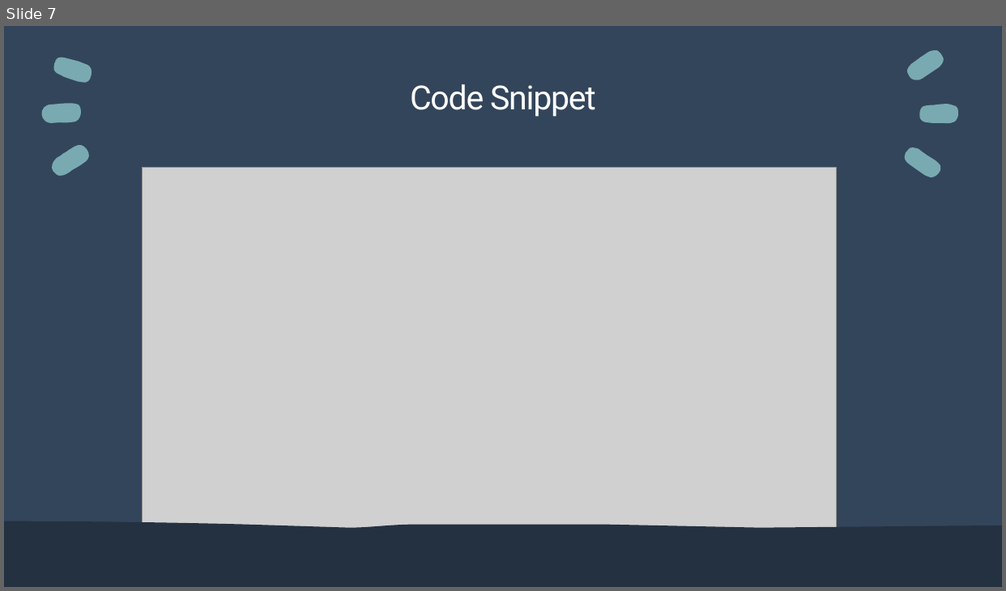
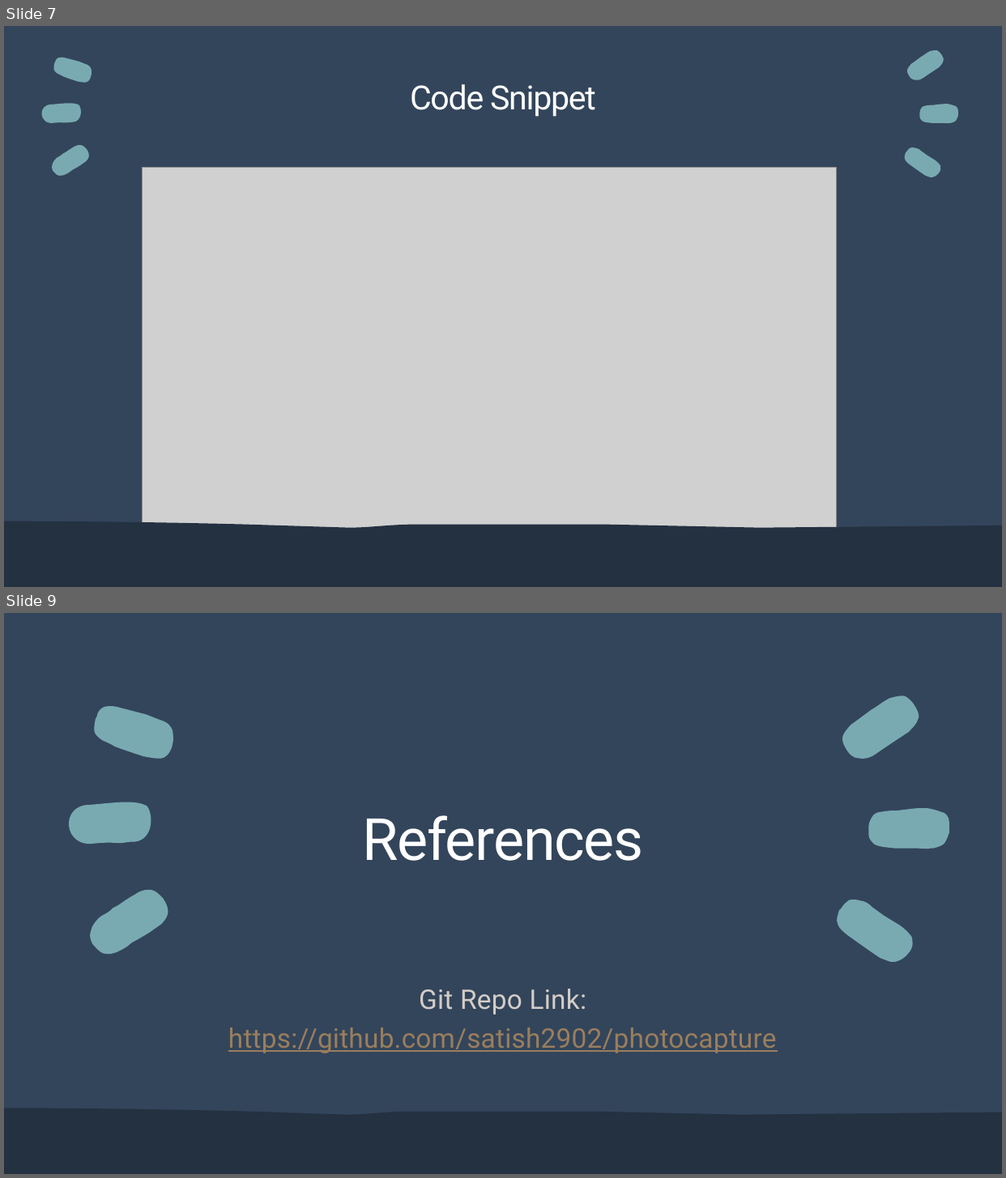
Before and after one commit to satish2902/photocapture, a slide deck: Satish.pptx. Shown one above the other, each under a label of ours: slide 7 before the commit, slides 7 and 9 after it; the slides between them are not shown. The pictures are 1006x591 and 1006x1178 pixels, drawn with LibreOffice and Linux fonts; fonts in the diff are those of the drawing; grey boxes stand for pictures. Boxes give left, top, right and bottom in pixels: in the first picture for what was removed or moved away, otherwise in the second. Text is boxed around its words. In the diff, an @@ line names an element or a change of style, - is before the commit and + after.

```diff
--- a/Satish.pptx
+++ b/Satish.pptx
@@ slide 9 added at [4,613,1002,1174], background #243141 @@
@@ rectangle added at [4,613,1002,1174], fill #33455B @@
@@ title added at [362,815,644,861], 56 pt, text #FFFFFF @@
+References
@@ group added at [52,683,949,974]: 6 freeform shapes @@
@@ text added at [228,989,777,1054], 26 pt, text #9A7E5D, underline @@
+Git Repo Link: https://github.com/satish2902/photocapture
@@ freeform shape added at [4,1108,1002,1174], fill #243141 @@
```
Also in this commit, not shown: 2 slides changed, 1 other file.
